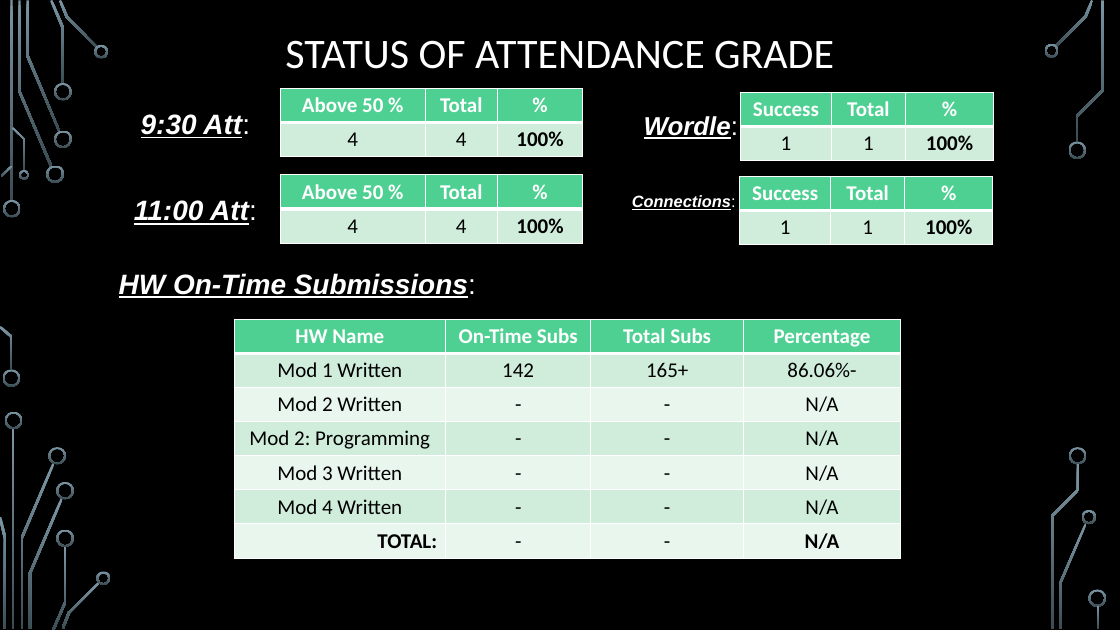
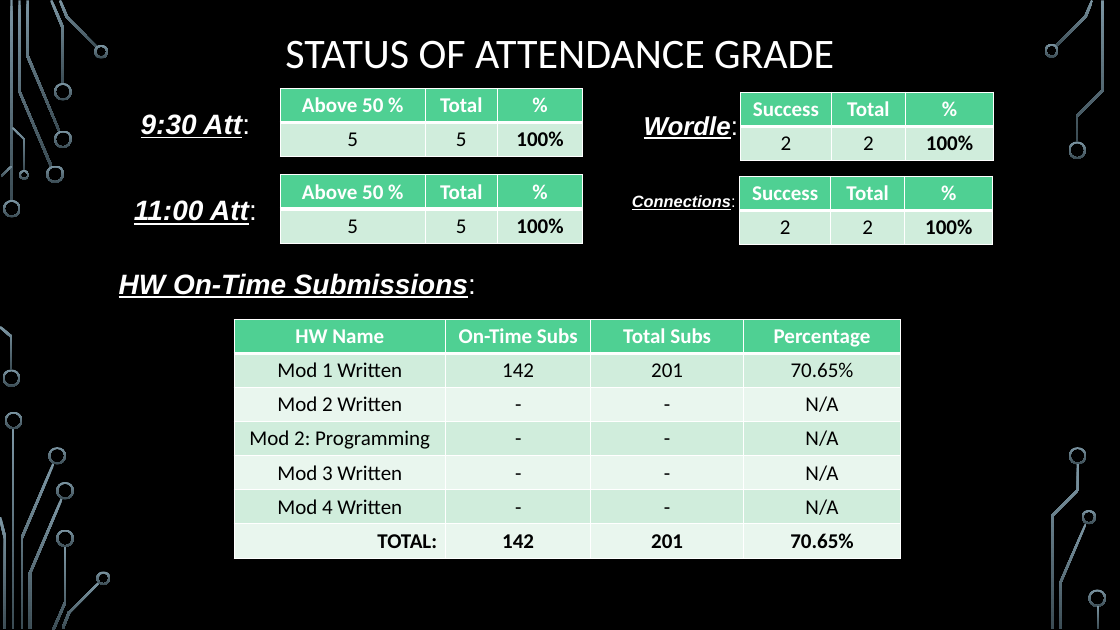
Before and after one commit to markfloryan/dmt2, a slide deck: slide 7 of slides/00-DailyAnnouncements.pptx (slide 6 before the commit). Drawn at 1120x630 pixels with LibreOffice and Linux fonts; fonts in the diff are those of the drawing; background and template pictures are left out. Boxes give left, top, right and bottom in pixels: in the first picture for what was removed or moved away, otherwise in the second. Text is boxed around its words. In the diff, an @@ line names an element or a change of style, - is before the commit and + after.

```diff
--- a/slides/00-DailyAnnouncements.pptx
+++ b/slides/00-DailyAnnouncements.pptx
@@ table at (281, 89, 583, 157) @@
-row 2, column 1: 4
+row 2, column 1: 5
-row 2, column 2: 4
+row 2, column 2: 5
@@ table at (741, 92, 994, 160) @@
-row 2, column 1: 1
+row 2, column 1: 2
-row 2, column 2: 1
+row 2, column 2: 2
@@ table at (281, 175, 583, 243) @@
-row 2, column 1: 4
+row 2, column 1: 5
-row 2, column 2: 4
+row 2, column 2: 5
@@ table at (740, 176, 993, 245) @@
-row 2, column 1: 1
+row 2, column 1: 2
-row 2, column 2: 1
+row 2, column 2: 2
@@ table at (234, 319, 902, 558) @@
-row 2, column 3: 165+
+row 2, column 3: 201
-row 2, column 4: 86.06%-
+row 2, column 4: 70.65%
-row 7: TOTAL: | - | - | N/A
+row 7: TOTAL: | 142 | 201 | 70.65%
```
Also in this commit, not shown: 1 slide added, 1 other file.
